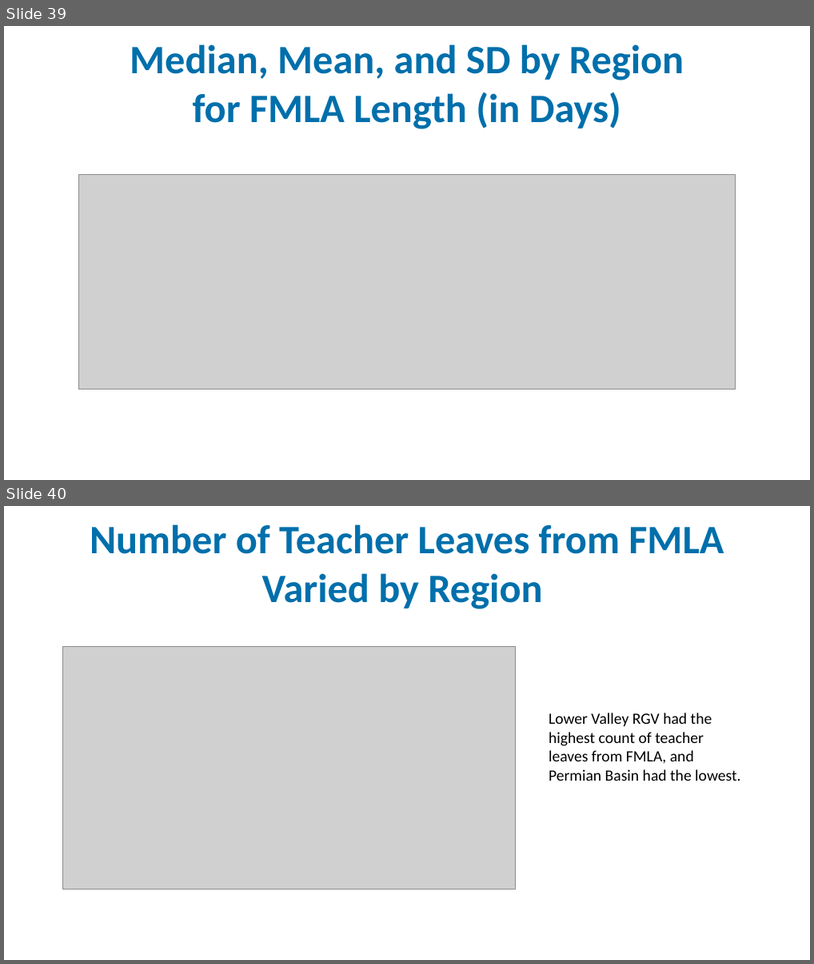
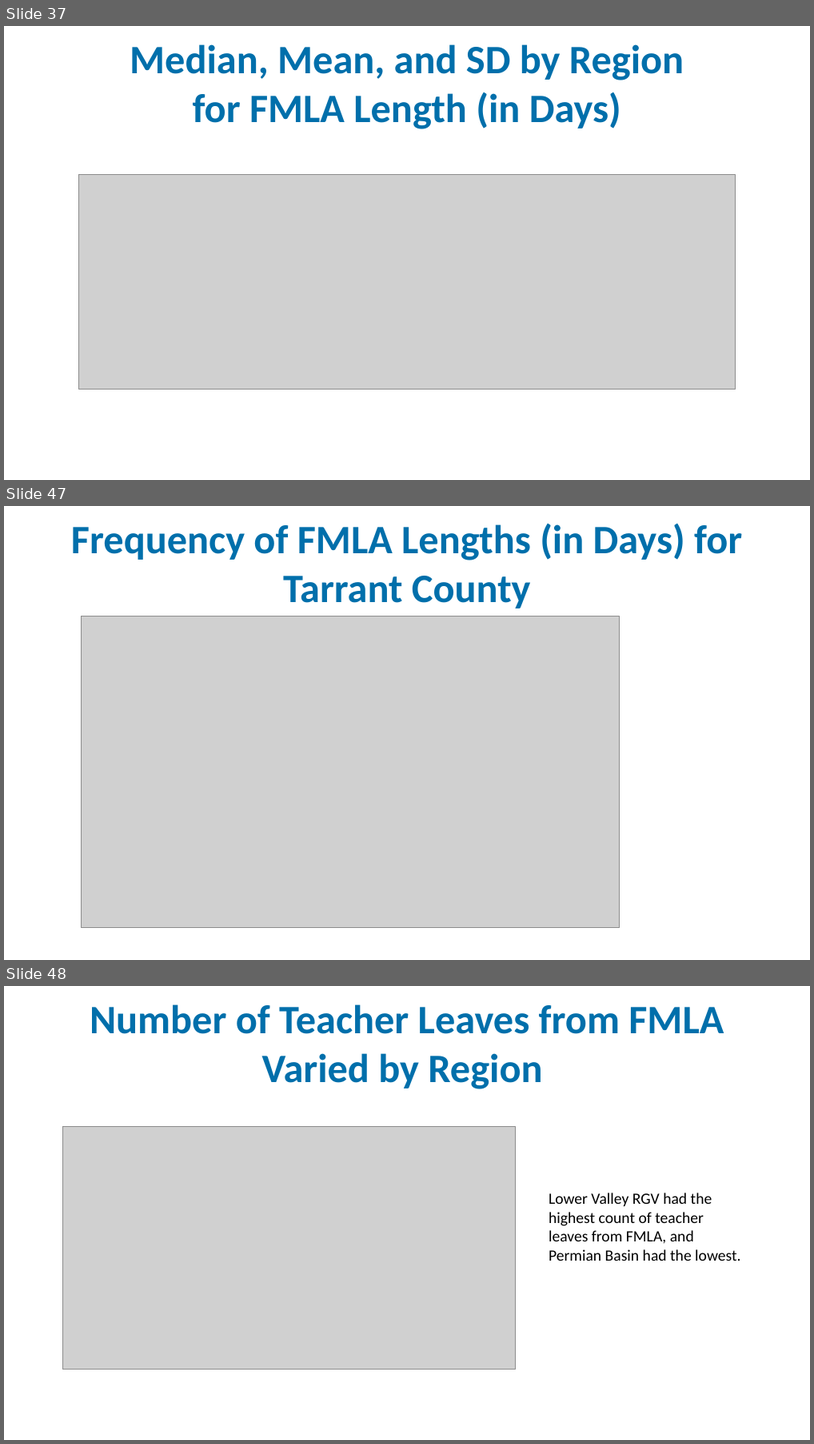
Before and after one commit to idea-analytics/Staffing_Trends_Performance_Vacancies, a slide deck: graphs/Staffing_Part1_23-24_preliminary_report.pptx. Shown one above the other, each under a label of ours: slides 39 and 40 before the commit, slides 37, 47 and 48 after it; the slides between them are not shown. The pictures are 814x964 and 814x1444 pixels, drawn with LibreOffice and Linux fonts; fonts in the diff are those of the drawing; grey boxes stand for pictures; background and template pictures are left out. Boxes give left, top, right and bottom in pixels: in the first picture for what was removed or moved away, otherwise in the second. Text is boxed around its words. In the diff, an @@ line names an element or a change of style, - is before the commit and + after.

Commit message:
updated histograms
regional histograms for FMLA

```diff
--- a/graphs/Staffing_Part1_23-24_preliminary_report.pptx
+++ b/graphs/Staffing_Part1_23-24_preliminary_report.pptx
@@ slide 47 added at box(4, 506, 810, 960), background picture (left out) @@
@@ title added at box(71, 524, 742, 608), 36 pt, text #006FAB, bold @@
+Frequency of FMLA Lengths (in Days) for Tarrant County
@@ picture added at box(82, 616, 619, 927) @@
@@ what was slide 39 is now slide 37 @@
@@ what was slide 40 is now slide 48 @@
```
Also in this commit, not shown: 2 slides changed, 9 other slides added, 2 other files.
